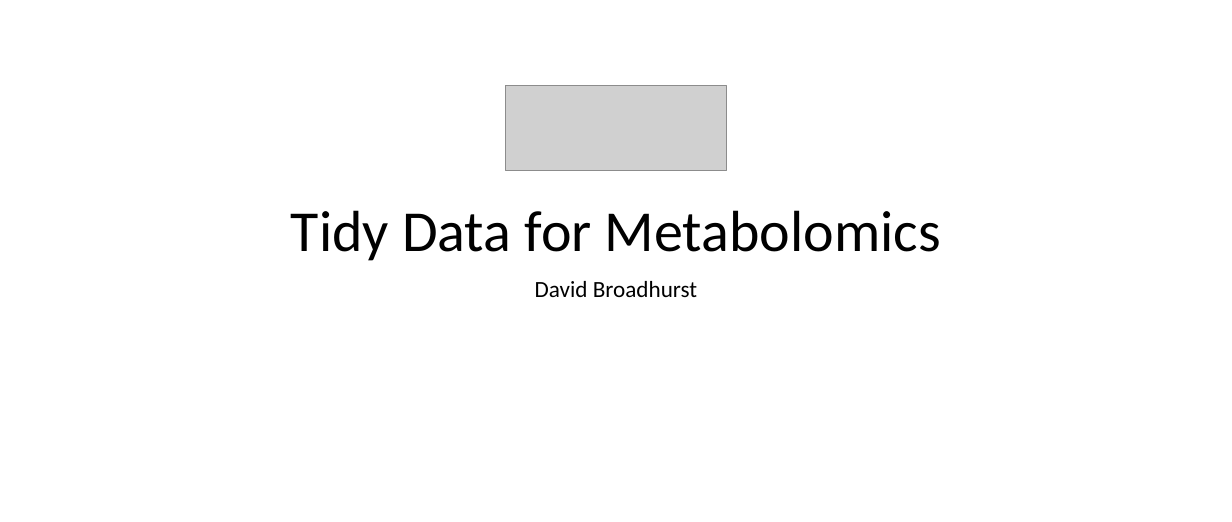
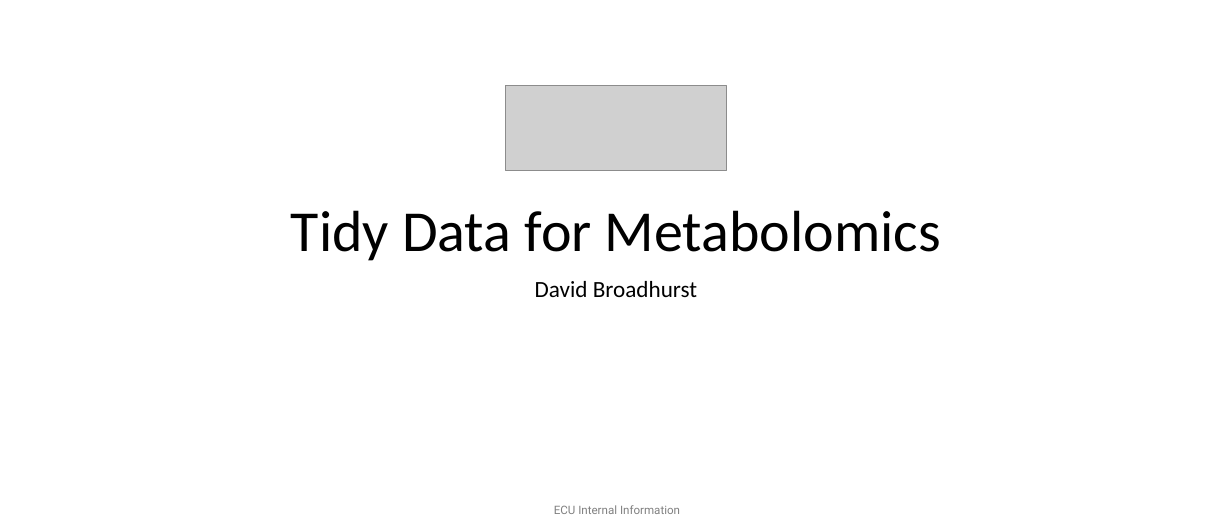
Before and after one commit to broadhurstdavid/TidyMet, a slide deck: slide 1 of res/tidyData.pptx. Drawn at 1232x522 pixels with LibreOffice and Linux fonts; fonts in the diff are those of the drawing; grey boxes stand for pictures. Boxes give left, top, right and bottom in pixels: in the first picture for what was removed or moved away, otherwise in the second. Text is boxed around its words. In the diff, an @@ line names an element or a change of style, - is before the commit and + after.

```diff
--- a/res/tidyData.pptx
+++ b/res/tidyData.pptx
@@ text added at (554, 505, 680, 514), 12 pt, text #000000 at 50% opacity @@
+ECU Internal Information
```
Also in this commit, not shown: 4 other slides changed, 3 other files.
